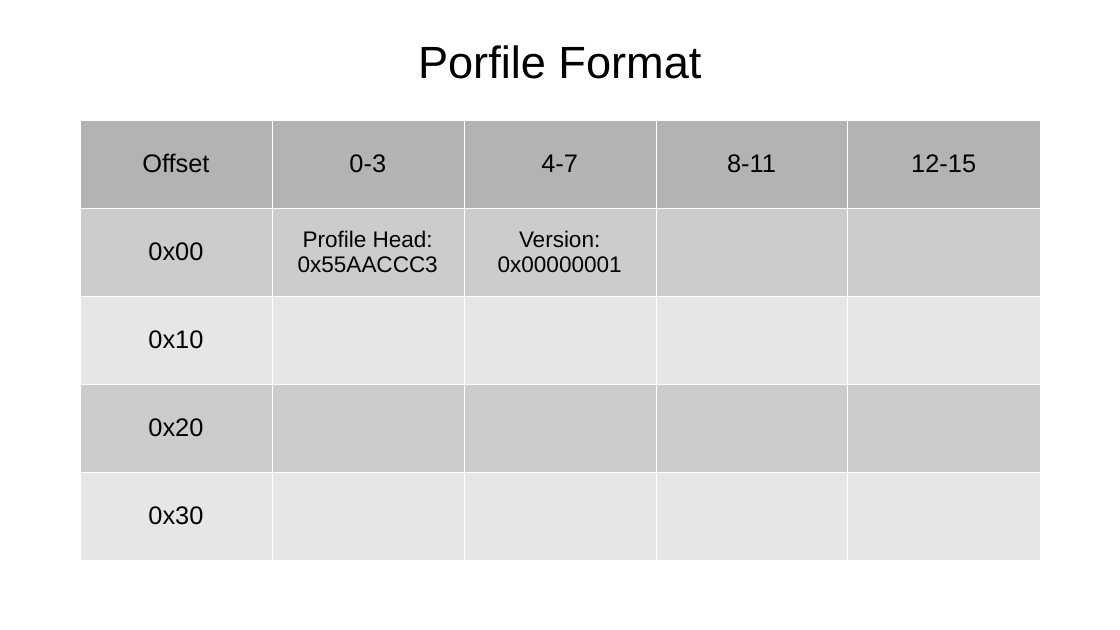
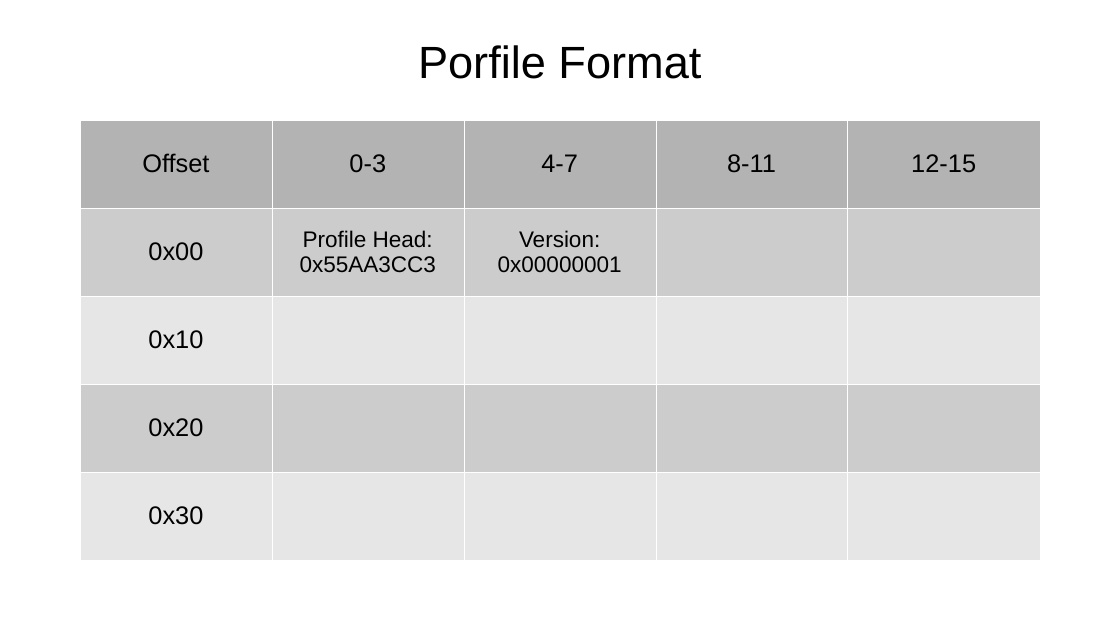
Before and after one commit to tomjpsun/obsidianVaults, a slide deck: slide 5 of DM9051A OTP 燒錄專案/8051A OTP GUI.odp. Drawn at 1120x630 pixels with LibreOffice and Linux fonts; fonts in the diff are those of the drawing. Boxes give left, top, right and bottom in pixels: in the first picture for what was removed or moved away, otherwise in the second. Text is boxed around its words. In the diff, an @@ line names an element or a change of style, - is before the commit and + after.

Commit message:
vault backup: 2023-12-15 09:23:46
Affected files:
DM9051A OTP 燒錄專案/.~lock.8051A OTP GUI.odp#
DM9051A OTP 燒錄專案/8051A OTP GUI.odp

```diff
--- a/DM9051A OTP 燒錄專案/8051A OTP GUI.odp
+++ b/DM9051A OTP 燒錄專案/8051A OTP GUI.odp
@@ table at (x1=80, y1=120, x2=1041, y2=560) @@
-row 2, column 2: Profile Head: / 0x55AACCC3
+row 2, column 2: Profile Head: / 0x55AA3CC3
```
Also in this commit, not shown: 1 other file.
